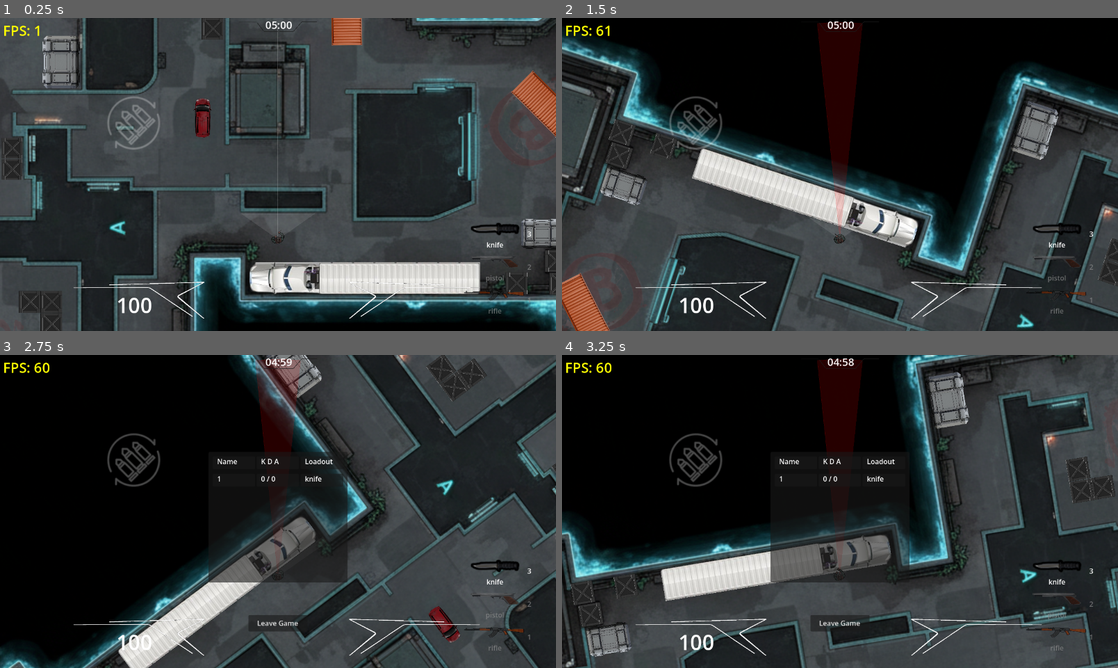
Above: before the commit, frames 1-4 (two rows, left to right).
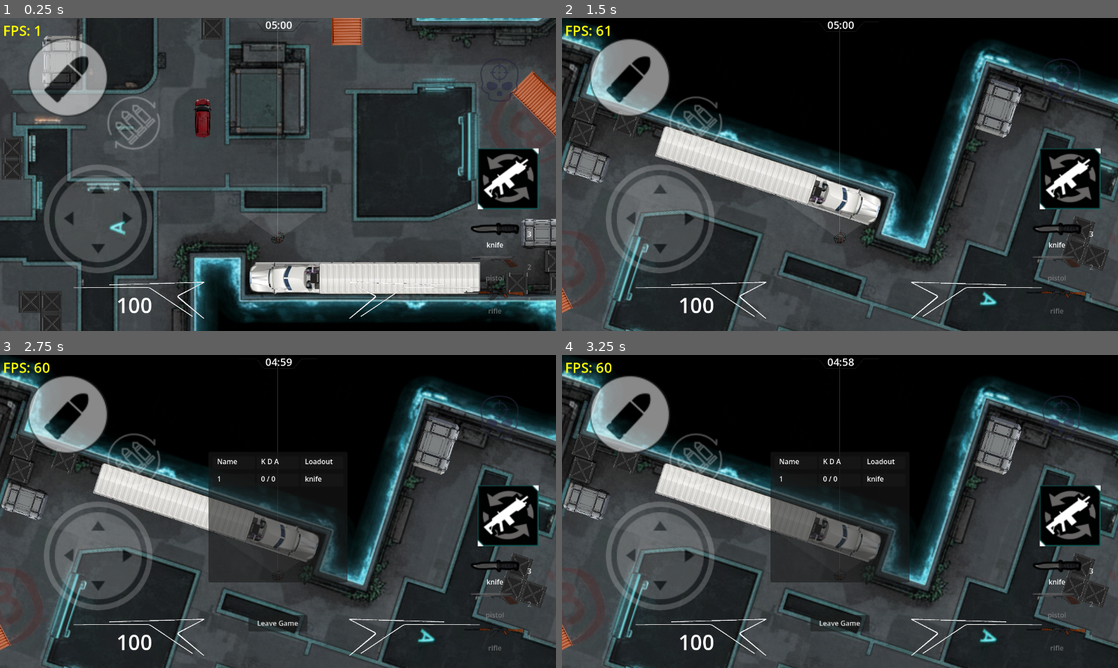
Above: after the commit, the same moments.

Repository: nathgoutam93/grey-line
Game: Godot game, scene res://scenes/maps/counter_strike/counter_strike.tscn
The game is run twice, just before and just after one commit, with the same random seed, the same clock (stepped at 60 frames per second) and the same inputs. This scene is started directly instead of the project's main scene.
Inputs (mouse positions are in pixels of both pictures, inside the frame that each line leads up to):
- Up to frame 1 (0.25 s): no input
- Up to frame 2 (1.5 s): tap Enter at 0.5 s; move the mouse to (962, 158) at 0.52 s; press the mouse at (962, 158) at 0.53 s; hold D (move_right) 0.53-1.28 s; tap Tab (stats) at 0.8, 1.35 s; move the mouse to (812, 174) at 1.27 s; release the mouse at (812, 174) at 1.28 s; hold W (move_up) from 1.28 s (still down)
- Up to frame 3 (2.75 s): keep holding W (move_up); click (250, 511) at 1.55 s; move the mouse to (289, 505) at 2.02 s; hold Tab (stats) from 2.03 s (still down); tap G (drop_weapon) at 2.1 s; click (289, 505) at 2.17 s
- Up to frame 4 (3.25 s): keep holding W (move_up); move the mouse to (834, 517) at 2.77 s; release Tab (stats) at 2.78 s; tap 3 (malee) at 2.85 s; click (834, 517) at 3.05 s

The runs differ from the first frame. In frame 1, 8.9% of the frame differs, in the area x 5-97%, y 6-82%; in frame 2, 46%; in frame 3, 65%, in the area x 0-100%, y 0-100%; in frame 4, 60%.

Commit message:
core: added headshot mode with headshot feedback

Diff:
--- a/components/deathmatch/deathmatch.gd
+++ b/components/deathmatch/deathmatch.gd
@@ -160,7 +160,7 @@
 	_update_stats.rpc(player_stats)
 
 
-func register_death(victim_id: int, killer_id: int):
+func register_death(victim_id: int, killer_id: int, is_headshot: bool = false):
 	if not multiplayer.is_server() or match_ended:
 		return
 
@@ -171,7 +171,7 @@
 		player_stats[victim_id]["deaths"] += 1
 	if player_stats.has(killer_id) and killer_id != victim_id:
 		player_stats[killer_id]["kills"] += 1
-		_notify_local_kill_feedback.rpc_id(killer_id)
+		_notify_local_kill_feedback.rpc_id(killer_id, is_headshot)
 		if int(player_stats[killer_id].get("kills", 0)) >= score_limit:
 			_end_match(killer_id, "score limit")
 
@@ -190,7 +190,7 @@
 
 
 @rpc("authority", "call_local", "reliable")
-func _notify_local_kill_feedback() -> void:
+func _notify_local_kill_feedback(is_headshot: bool = false) -> void:
 	if not _has_active_multiplayer_peer():
 		return
 	if not is_instance_valid(map):
@@ -202,7 +202,7 @@
 		return
 
 	if local_player.hud.has_method("show_kill_feedback"):
-		local_player.hud.call("show_kill_feedback")
+		local_player.hud.call("show_kill_feedback", is_headshot)
 
 
 @rpc("authority", "call_local", "reliable")
@@ -259,7 +259,7 @@
 				player_stats[peer_id] = _new_player_stats(peer_id)
 			_refresh_player_combat_data(peer_id, player)
 			_update_stats.rpc(player_stats)
-			player.health_component.die.connect(func(killer_id: int): register_death(peer_id, killer_id))
+			player.health_component.die.connect(func(killer_id: int, is_headshot: bool): register_death(peer_id, killer_id, is_headshot))
 			player.tree_exited.connect(_on_player_tree_exited.bind(peer_id))
 
 		if _has_active_multiplayer_peer() and peer_id == multiplayer.get_unique_id():
--- a/components/health/health.gd
+++ b/components/health/health.gd
@@ -5,17 +5,17 @@
 
 var current_health: int
 
-signal die(killer_id: int)
+signal die(killer_id: int, is_headshot: bool)
 
 func _ready():
 	current_health = max_health
 
 # Call this function to apply damage
-func take_damage(amount: int, killer_id: int):
+func take_damage(amount: int, killer_id: int, is_headshot: bool = false):
 	current_health -= amount
 	current_health = max(current_health, 0)
 
 	print("Took damage:", amount, "Current health:", current_health)
 
 	if current_health == 0:
-		emit_signal("die", killer_id)
+		emit_signal("die", killer_id, is_headshot)
--- a/scenes/player/_scripts/player_controller.gd
+++ b/scenes/player/_scripts/player_controller.gd
@@ -1,5 +1,10 @@
 extends CharacterBody2D
 class_name PlayerController
+
+enum ShotIntent {
+	BODY,
+	HEAD
+}
 
 @export_group("Stats")
 @export_range(100, 300) var speed: float = 300
@@ -10,7 +15,8 @@
 
 @export_group("Components")
 @export var crosshair : Crosshair
-@export var hitbox: CollisionShape2D
+@export var headHurtBox: CollisionShape2D
+@export var bodyHurtBox: CollisionShape2D
 @export var skeletal_character: PlayerMesh
 @export var player_input: PlayerInput
 @export var movement_component: MovementCompoent
@@ -27,6 +33,7 @@
 @export var is_slow_walking := false
 
 var owner_peer_id: int = 1
+var current_shot_intent: int = ShotIntent.BODY
 
 var interactables: Array[Interactable]
 var is_dead := false
@@ -124,11 +131,14 @@
 	is_slow_walking = false
 
 @rpc("any_peer", "call_local")
-func request_start_fire():
-	if not _is_valid_owner_request():
-		return
-
-	_remote_start_fire.rpc()
+func request_start_fire(shot_intent: int = ShotIntent.BODY):
+	if not _is_valid_owner_request():
+		return
+
+	if shot_intent != ShotIntent.BODY and shot_intent != ShotIntent.HEAD:
+		shot_intent = ShotIntent.BODY
+
+	_remote_start_fire.rpc(shot_intent)
 
 @rpc("any_peer", "call_local")
 func request_stop_fire():
@@ -192,9 +202,34 @@
 		interactable.owner_ref.on_interact(self)
 
 @rpc("authority", "call_local", "reliable")
-func _remote_start_fire():
+func _remote_start_fire(shot_intent: int = ShotIntent.BODY):
+	if shot_intent != ShotIntent.BODY and shot_intent != ShotIntent.HEAD:
+		shot_intent = ShotIntent.BODY
+	current_shot_intent = shot_intent
+
 	if weapon_manager.current_weapon:
 		weapon_manager.current_weapon.start_fire()
+
+func is_head_hurtbox_shape(shape_index: int) -> bool:
+	if shape_index < 0:
+		return false
+
+	var owner_id := shape_find_owner(shape_index)
+	if owner_id == -1:
+		return false
+
+	var owner_node := shape_owner_get_owner(owner_id)
+	if owner_node == headHurtBox:
+		return true
+	if owner_node == bodyHurtBox:
+		return false
+
+	return owner_node != null and String(owner_node.name).to_lower().contains("head")
+
+func can_register_hit(is_head_hit: bool) -> bool:
+	if current_shot_intent == ShotIntent.HEAD:
+		return is_head_hit
+	return not is_head_hit
 
 @rpc("authority", "call_local", "reliable")
 func _remote_stop_fire():
@@ -257,7 +292,8 @@
 @rpc("authority", "call_local", "reliable")
 func _remote_die(global_pos: Vector2):
 	is_dead = true
-	hitbox.disabled = true
+	headHurtBox.disabled = true
+	bodyHurtBox.disabled = true
 	player_input.set_process(false)
 	set_process(false)
 	set_physics_process(false)
--- a/scenes/player/_scripts/player_input.gd
+++ b/scenes/player/_scripts/player_input.gd
@@ -25,7 +25,6 @@
 
 var _aim_screen_pos := Vector2.ZERO
 var _aim_initialized := false
-var _touch_shoot_was_pressed := false
 var _touch_reload_was_pressed := false
 var _touch_swap_was_pressed := false
 var _touch_aim_dir := Vector2.RIGHT
@@ -36,6 +35,7 @@
 var _mouse_look_delta_x := 0.0
 var _look_angle := 0.0
 var _was_local_player := false
+var _active_fire_mode := -1
 
 func get_aim_screen_position() -> Vector2:
 	return _aim_screen_pos
@@ -121,7 +121,6 @@
 
 func _apply_input_mode() -> void:
 	_aim_initialized = false
-	_touch_shoot_was_pressed = false
 	_touch_reload_was_pressed = false
 	_touch_swap_was_pressed = false
 	_touch_aim_dir = Vector2.RIGHT
@@ -151,11 +150,14 @@
 
 	var shoot_button := _resolve_touch_button("Shoot")
 	var is_shoot_pressed := shoot_button != null and shoot_button.is_pressed()
-	if is_shoot_pressed and not _touch_shoot_was_pressed:
-		player.request_start_fire.rpc_id(1)
-	if not is_shoot_pressed and _touch_shoot_was_pressed:
-		player.request_stop_fire.rpc_id(1)
-	_touch_shoot_was_pressed = is_shoot_pressed
+	var headshot_button := _resolve_touch_button("Headshot")
+	var is_headshot_pressed := headshot_button != null and headshot_button.is_pressed()
+	if is_headshot_pressed:
+		_set_fire_state(true, PlayerController.ShotIntent.HEAD)
+	elif is_shoot_pressed:
+		_set_fire_state(true, PlayerController.ShotIntent.BODY)
+	else:
+		_set_fire_state(false)
 
 	var reload_button := _resolve_touch_button("Reload")
 	var is_reload_pressed := reload_button != null and reload_button.is_pressed()
@@ -181,11 +183,14 @@
 	if Input.is_action_just_released("slow_walk"):
 		player.request_stop_slow_walk.rpc_id(1)
 
-	if Input.is_action_just_pressed("shoot"):
-		player.request_start_fire.rpc_id(1)
-
-	if Input.is_action_just_released("shoot"):
-		player.request_stop_fire.rpc_id(1)
+	var is_body_fire_pressed := Input.is_action_pressed("shoot")
+	var is_head_fire_pressed := Input.is_mouse_button_pressed(MOUSE_BUTTON_RIGHT)
+	if is_head_fire_pressed:
+		_set_fire_state(true, PlayerController.ShotIntent.HEAD)
+	elif is_body_fire_pressed:
+		_set_fire_state(true, PlayerController.ShotIntent.BODY)
+	else:
+		_set_fire_state(false)
 
 	if Input.is_action_just_pressed("reload"):
 		player.request_reload.rpc_id(1)
@@ -259,7 +264,7 @@
 	if not is_instance_valid(player) or not is_instance_valid(player.hud):
 		return
 
-	var touch_nodes := ["MovementJoystick", "Shoot", "Swap"]
+	var touch_nodes := ["MovementJoystick", "Shoot", "Headshot", "Swap"]
 	for node_name in touch_nodes:
 		var node := player.hud.get_node_or_null("Controls/%s" % node_name)
 		if node is CanvasItem:
@@ -268,6 +273,22 @@
 	var look_joystick := player.hud.get_node_or_null("Controls/LookJoystick")
 	if look_joystick is CanvasItem:
 		look_joystick.visible = false
+
+func _set_fire_state(is_pressed: bool, shot_mode: int = PlayerController.ShotIntent.BODY) -> void:
+	if not is_pressed:
+		if _active_fire_mode != -1:
+			player.request_stop_fire.rpc_id(1)
+			_active_fire_mode = -1
+		return
+
+	if _active_fire_mode == shot_mode:
+		return
+
+	if _active_fire_mode != -1:
+		player.request_stop_fire.rpc_id(1)
+
+	player.request_start_fire.rpc_id(1, shot_mode)
+	_active_fire_mode = shot_mode
 
 func _process_touch_look_event(event: InputEvent) -> void:
 	var viewport := get_viewport()
--- a/scenes/player/player.tscn
+++ b/scenes/player/player.tscn
@@ -18,6 +18,8 @@
 
 [sub_resource type="CanvasItemMaterial" id="CanvasItemMaterial_gx1jg"]
 light_mode = 2
+
+[sub_resource type="CircleShape2D" id="CircleShape2D_fcs02"]
 
 [sub_resource type="CapsuleShape2D" id="CapsuleShape2D_5i508"]
 radius = 18.0
@@ -45,7 +47,7 @@
 properties/3/spawn = true
 properties/3/replication_mode = 2
 
-[node name="Player" type="CharacterBody2D" unique_id=580551366 node_paths=PackedStringArray("crosshair", "hitbox", "skeletal_character", "player_input …(164 unchanged characters)…
+[node name="Player" type="CharacterBody2D" unique_id=580551366 node_paths=PackedStringArray("crosshair", "headHurtBox", "bodyHurtBox", "skeletal_character", "player_input …(164 unchanged characters)…
 z_index = 1
 material = SubResource("CanvasItemMaterial_gx1jg")
 collision_layer = 2
@@ -55,7 +57,8 @@
 speed = 250.0
 camera_boom_distance = 300.0
 crosshair = NodePath("crosshair")
-hitbox = NodePath("HitBox")
+headHurtBox = NodePath("HeadHurtBox")
+bodyHurtBox = NodePath("BodyHurtBox")
 skeletal_character = NodePath("PlayerMesh")
 player_input = NodePath("PlayerInput")
 movement_component = NodePath("MovementComponent")
@@ -70,7 +73,10 @@
 metadata/_edit_vertical_guides_ = [-39.0]
 metadata/surface_type = "flesh"
 
-[node name="HitBox" type="CollisionShape2D" parent="." unique_id=1690495568]
+[node name="HeadHurtBox" type="CollisionShape2D" parent="." unique_id=1317993180]
+shape = SubResource("CircleShape2D_fcs02")
+
+[node name="BodyHurtBox" type="CollisionShape2D" parent="." unique_id=1690495568]
 shape = SubResource("CapsuleShape2D_5i508")
 
 [node name="Camera2D" type="Camera2D" parent="." unique_id=2034022886]
@@ -120,6 +126,7 @@
 root_path = NodePath(".")
 replication_config = SubResource("SceneReplicationConfig_fm80t")
 script = ExtResource("13_gx1jg")
+input_mode = 1
 player = NodePath("..")
 
 [node name="ServerSynchronizer" type="MultiplayerSynchronizer" parent="." unique_id=213592159]
--- /dev/null
+++ b/scenes/ui/player_hud/headshot_feedback_item.tscn
@@ -0,0 +1,18 @@
+[gd_scene format=3 uid="uid://dpuppkytuvpyf"]
+
+[ext_resource type="Texture2D" uid="uid://e4c1tp3qj3m2" path="res://assets/sprites/icons/headshot-kill.png" id="1_081sy"]
+
+[node name="HeadshotFeedbackItem" type="TextureRect" unique_id=185016589]
+anchors_preset = 8
+anchor_left = 0.5
+anchor_top = 0.5
+anchor_right = 0.5
+anchor_bottom = 0.5
+offset_left = -100.0
+offset_top = -100.0
+offset_right = 100.0
+offset_bottom = 100.0
+grow_horizontal = 2
+grow_vertical = 2
+size_flags_vertical = 3
+texture = ExtResource("1_081sy")
--- a/scenes/ui/player_hud/hud.gd
+++ b/scenes/ui/player_hud/hud.gd
@@ -22,6 +22,7 @@
 ]
 
 @export var kill_feedback_item_scene: PackedScene
+@export var headshot_feedback_item_scene: PackedScene
 @export var kill_feed_item_scene: PackedScene
 
 var _slot_nodes_by_slot := {}
@@ -149,11 +150,11 @@
 	else:
 		crosshair.position = aim_screen_pos
 
-func show_kill_feedback() -> void:
+func show_kill_feedback(is_headshot: bool = false) -> void:
 	if not visible:
 		return
 
-	var feedback := _spawn_kill_feedback_item()
+	var feedback := _spawn_kill_feedback_item(is_headshot)
 	if feedback == null:
 		return
 
@@ -167,15 +168,19 @@
 	tween.set_parallel(false)
 	tween.tween_callback(feedback.queue_free)
 
-func _spawn_kill_feedback_item() -> Control:
+func _spawn_kill_feedback_item(is_headshot: bool = false) -> Control:
 	var item: Control = null
 
-	if kill_feedback_item_scene:
-		item = kill_feedback_item_scene.instantiate() as Control
+	var scene_to_use: PackedScene = kill_feedback_item_scene
+	if is_headshot and headshot_feedback_item_scene:
+		scene_to_use = headshot_feedback_item_scene
+
+	if scene_to_use:
+		item = scene_to_use.instantiate() as Control
 
 	if item == null:
 		var fallback := Label.new()
-		fallback.text = "KILL +1"
+		fallback.text = "HEADSHOT +1" if is_headshot else "KILL +1"
 		fallback.horizontal_alignment = HORIZONTAL_ALIGNMENT_CENTER
 		item = fallback
 
--- a/scenes/ui/player_hud/player_hud.tscn
+++ b/scenes/ui/player_hud/player_hud.tscn
@@ -6,9 +6,11 @@
 [ext_resource type="PackedScene" uid="uid://blpgeyjx58w50" path="res://scenes/ui/weapon_slot/weapon_slot.tscn" id="3_m5iw4"]
 [ext_resource type="PackedScene" uid="uid://c3rrf5gx284my" path="res://scenes/ui/player_hud/kill_feedback_item.tscn" id="5_7wk8i"]
 [ext_resource type="PackedScene" uid="uid://dbndbaytnqqum" path="res://scenes/ui/player_hud/kill_feed_item.tscn" id="6_i4s2j"]
+[ext_resource type="PackedScene" uid="uid://dpuppkytuvpyf" path="res://scenes/ui/player_hud/headshot_feedback_item.tscn" id="7_k0v24"]
 [ext_resource type="Script" uid="uid://c5d584uasjvqq" path="res://addons/virtual_joystick/virtual_joystick.gd" id="8_d3tj2"]
 [ext_resource type="Texture2D" uid="uid://bm30au8mjfc2f" path="res://addons/virtual_joystick/textures/joystick_base_outline.png" id="9_h1x2m"]
 [ext_resource type="Texture2D" uid="uid://sbpe206k8tqq" path="res://assets/sprites/icons/shoot_btn.png" id="10_5si8t"]
+[ext_resource type="Texture2D" uid="uid://d0dsyxq6uk4cx" path="res://assets/sprites/icons/headshot-icon.png" id="10_limek"]
 [ext_resource type="Texture2D" uid="uid://dt13r06u87fib" path="res://addons/virtual_joystick/textures/joystick_tip_arrows.png" id="10_x4jlu"]
 [ext_resource type="Texture2D" uid="uid://bv3tmnyrolkun" path="res://assets/sprites/icons/swap_btn.png" id="11_x4jlu"]
 [ext_resource type="Texture2D" uid="uid://d2bm1lo2pb2s4" path="res://assets/sprites/icons/reload.png" id="12_5si8t"]
@@ -41,6 +43,7 @@
 [node name="HUD" type="CanvasLayer" unique_id=1187812725]
 script = ExtResource("1_sqnk8")
 kill_feedback_item_scene = ExtResource("5_7wk8i")
+headshot_feedback_item_scene = ExtResource("7_k0v24")
 kill_feed_item_scene = ExtResource("6_i4s2j")
 
 [node name="Control" type="Control" parent="." unique_id=1600243029]
@@ -265,6 +268,12 @@
 texture_normal = ExtResource("10_5si8t")
 shape = SubResource("CircleShape2D_x4jlu")
 
+[node name="Headshot" type="TouchScreenButton" parent="Controls" unique_id=711084991]
+modulate = Color(1, 1, 1, 0.5882353)
+position = Vector2(1050, 40)
+texture_normal = ExtResource("10_limek")
+shape = SubResource("CircleShape2D_x4jlu")
+
 [node name="Swap" type="TouchScreenButton" parent="Controls" unique_id=1494978597]
 position = Vector2(1100, 300)
 scale = Vector2(0.7, 0.7)
--- a/scenes/weapon/weapon_instance.gd
+++ b/scenes/weapon/weapon_instance.gd
@@ -54,7 +54,10 @@
 		var collider = result.collider
 
 		if collider is PlayerController:
-			collider.health_component.take_damage(data.damage, player.owner_peer_id)
+			var shape_index := int(result.get("shape", -1))
+			var is_head_hit : bool = collider.is_head_hurtbox_shape(shape_index)
+			if collider.can_register_hit(is_head_hit):
+				collider.health_component.take_damage(data.damage, player.owner_peer_id, is_head_hit)
 
 func _lock():
 	is_locked = true
Binary file added: assets/sprites/icons/headshot-icon.png
Not shown, added: assets/sprites/icons/headshot-icon.png.import
Binary file added: assets/sprites/icons/headshot-kill.png
Not shown, added: assets/sprites/icons/headshot-kill.png.import
